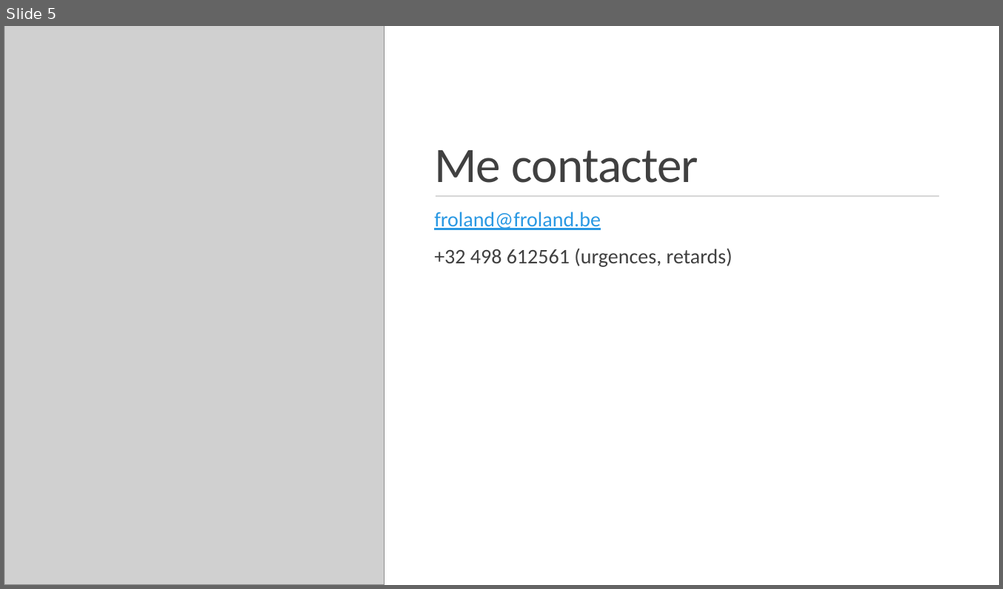
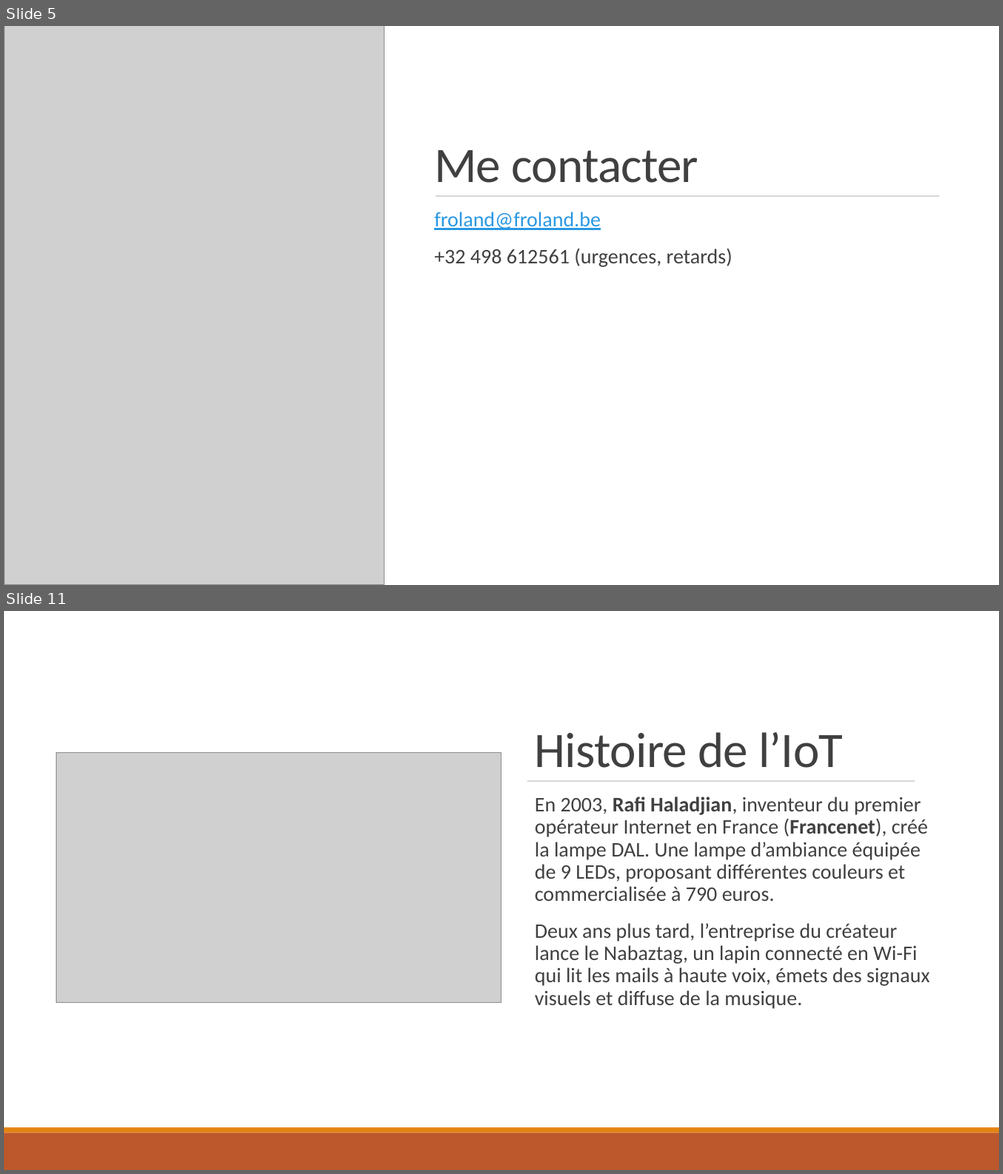
Before and after one commit to froland/cursus-iot-3days, a slide deck: Objets connectés.pptx. Shown one above the other, each under a label of ours: slide 5 before the commit, slides 5 and 11 after it; the slides between them are not shown. The pictures are 1003x589 and 1003x1174 pixels, drawn with LibreOffice and Linux fonts; fonts in the diff are those of the drawing; grey boxes stand for pictures. Boxes give left, top, right and bottom in pixels: in the first picture for what was removed or moved away, otherwise in the second. Text is boxed around its words. In the diff, an @@ line names an element or a change of style, - is before the commit and + after.

```diff
--- a/Objets connectés.pptx
+++ b/Objets connectés.pptx
@@ slide 11 added at (4,611,999,1170), background #FFFFFF @@
@@ rectangle added at (4,611,999,1128), fill #FFFFFF @@
@@ title added at (535,732,842,768), 48 pt, text #404040 @@
+Histoire de l’IoT
@@ picture added at (57,753,501,1002) @@
@@ line added from (527, 781) to (915, 781), #808080 0.5 pt @@
@@ text added at (535,797,930,1009), 20 pt, text #404040 @@
+  En 2003, Rafi Haladjian, inventeur du premier opérateur Internet en France (Francenet), créé la lampe DAL. Une lampe d’ambiance équipée de 9 LEDs, proposant différentes couleurs et commercialisée à 790 euros.
+  Deux ans plus tard, l’entreprise du créateur lance le Nabaztag, un lapin connecté en Wi-Fi qui lit les mails à haute voix, émets des signaux visuels et diffuse de la musique.
@@ rectangle added at (4,1128,999,1133), fill #E48312 @@
@@ rectangle added at (4,1133,999,1170), fill #BD582C @@
```
Also in this commit, not shown: 1 slide changed, 16 other slides added, 2 other files.
